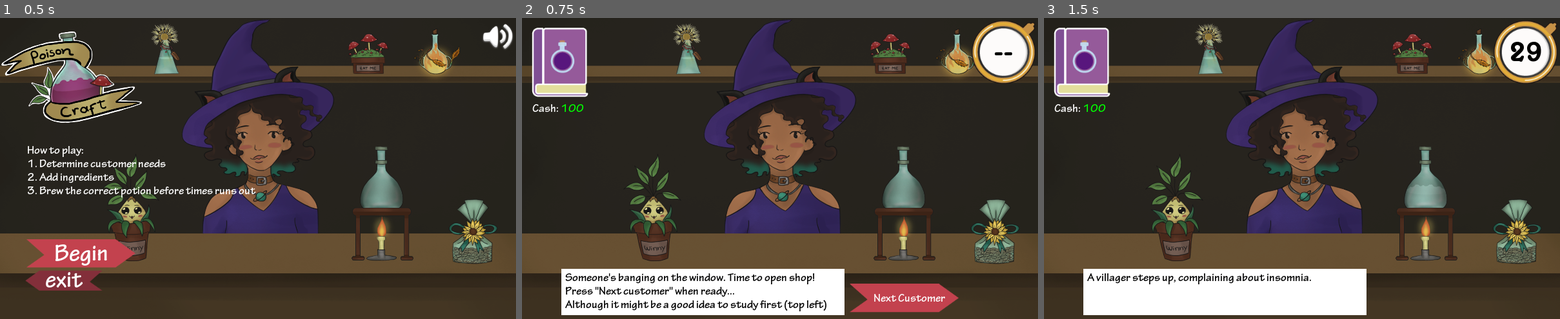
Above: before the commit, frames 1-3 (left to right).
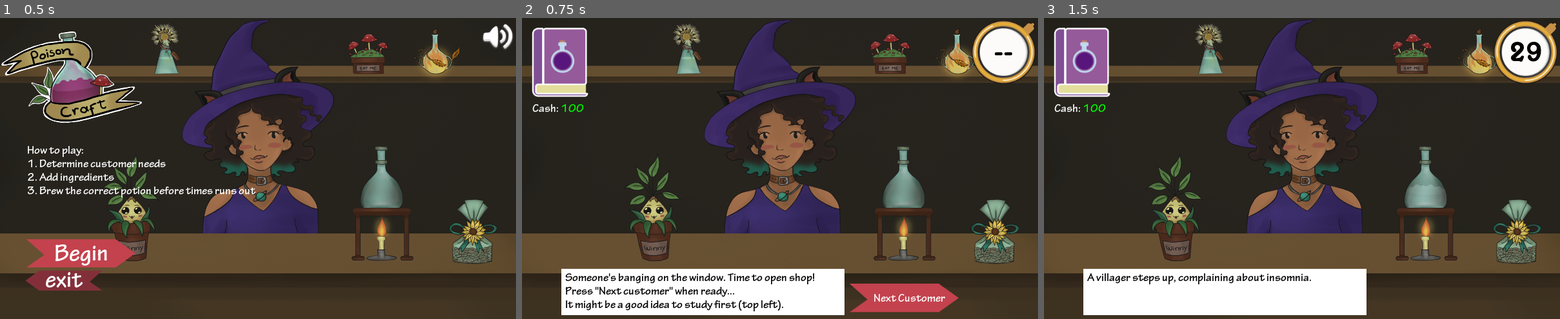
Above: after the commit, the same moments.

Repository: organicpencil/godot-wild-3
Game: Godot game, scene res://start.tscn
The game is run twice, just before and just after one commit, with the same random seed, the same clock (stepped at 60 frames per second) and the same inputs.
Inputs:
- Up to frame 1 (0.5 s): no input
- Up to frame 2 (0.75 s): click "Begin" at 0.5 s
- Up to frame 3 (1.5 s): click "Next Customer" at 1.25 s

Frame 1 is identical in both runs. In frame 2, 0.7% of the frame differs, in the area x 8-59%, y 93-98%; in frame 3, nothing differs.

Commit message:
Make the intro message smaller so it doesn't wrap to line 4

Diff:
--- a/project/shop/shop.tscn
+++ b/project/shop/shop.tscn
@@ -186,7 +186,7 @@
 custom_fonts/font = ExtResource( 8 )
 text = "Someone's banging on the window. Time to open shop!
 Press \"Next customer\" when ready...
-Although it might be a good idea to study first (top left)"
+It might be a good idea to study first (top left)."
 autowrap = true
 
 [node name="ActiveIngredients" type="HBoxContainer" parent="."]
